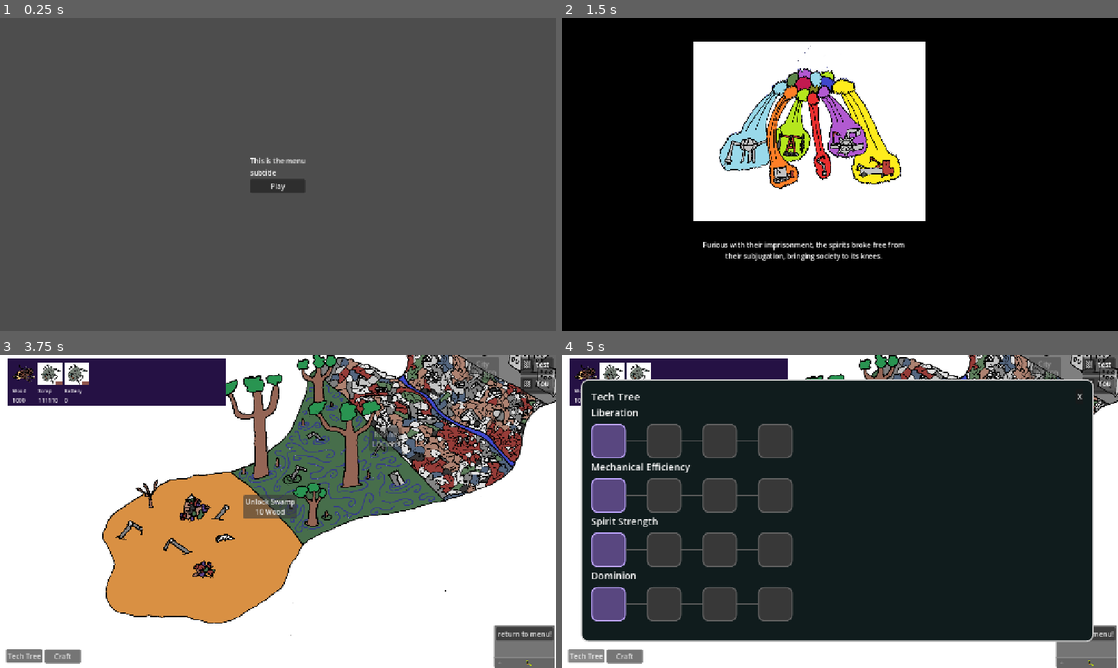
Above: before the commit, frames 1-4 (two rows, left to right).
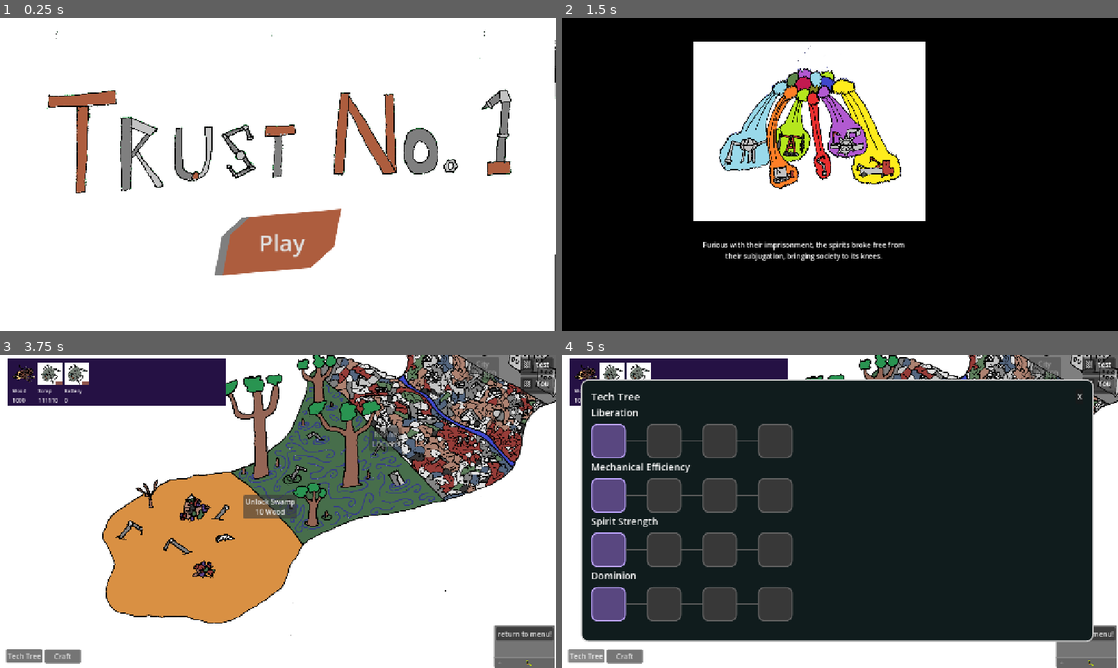
Above: after the commit, the same moments.

Repository: ChrstphrHll/brackeys2026.2
Game: Godot game, scene res://menu/menu.tscn
The game is run twice, just before and just after one commit, with the same random seed, the same clock (stepped at 60 frames per second) and the same inputs. This scene is started directly instead of the project's main scene. The engine's default icon, where the game draws it, is replaced by a stand-in: a white triangle on a blue panel in a dark square.
Inputs:
- Up to frame 1 (0.25 s): no input
- Up to frame 2 (1.5 s): click "Play" at 0.5 s; click "Unlock Swamp 10 Wood" at 1.25 s
- Up to frame 3 (3.75 s): click "Tech Tree" at 2 s; click "Craft" at 2.75 s; click "Unlock Swamp 10 Wood" at 3.5 s
- Up to frame 4 (5 s): click "Tech Tree" at 4.25 s

The runs differ from the first frame. In frame 1, 100% of the frame differs, in the area x 0-100%, y 0-100%; in frame 2, nothing differs; in frame 3, less than 0.1%; in frame 4, nothing differs.

Commit message:
cutscene triggers

Diff:
--- a/autoloads/events.gd
+++ b/autoloads/events.gd
@@ -8,6 +8,9 @@
 
 signal recipe_unlocked
 signal recipe_selected
+
+signal final_cutscene_ended
+
 
 func add_machine(machine: Machine):
 	machine_added.emit(machine)
@@ -31,3 +34,7 @@
 
 func select_recipe(resourceOrNull):
 	recipe_selected.emit(resourceOrNull)
+
+
+func end_game():
+	final_cutscene_ended.emit()
--- a/game.gd
+++ b/game.gd
@@ -3,8 +3,8 @@
 
 @onready var machines = [$UI/Machines/Machine]
 var machine_scene = preload("res://machines/machine.tscn")
-
-# CUTSCENE TRIGGERS
+const CUTSCENE = preload("uid://8ahvfy8n88ym")
+
 
 
 
@@ -51,6 +51,8 @@
 		tech_tree_menu.open_menu
 	)
 	Events.machine_added.connect(_on_machine_added)
+	Events.final_cutscene_ended.connect(_on_main_menu_pressed)
+	Zones.zone_changed.connect(_play_final_cutscene)
 	add_new_machine()
 
 func add_new_machine():
@@ -234,3 +236,16 @@
 
 func _on_crafting_button_pressed():
 	$UI/CraftingMenu.show()
+
+
+func _on_no_one_cutscene_timeout():
+	var no_one_cutscene = CUTSCENE.instantiate()
+	no_one_cutscene.selected_cutscene = 1
+	add_child(no_one_cutscene)
+
+
+func _play_final_cutscene(zone):
+	if zone == 3:
+		var final = CUTSCENE.instantiate()
+		final.selected_cutscene = 2
+		add_child(final)
--- a/game.tscn
+++ b/game.tscn
@@ -174,5 +174,10 @@
 
 [node name="Opening" parent="." unique_id=926457140 instance=ExtResource("8_j5wjh")]
 
+[node name="NoOneCutscene" type="Timer" parent="." unique_id=1806355874]
+wait_time = 60.0
+autostart = true
+
 [connection signal="pressed" from="UI/CraftingButton" to="." method="_on_crafting_button_pressed"]
 [connection signal="pressed" from="DebuggingUI/FoldableContainer/VBoxContainer/MainMenu" to="." method="_on_main_menu_pressed"]
+[connection signal="timeout" from="NoOneCutscene" to="." method="_on_no_one_cutscene_timeout"]
--- a/menu/menu.gd
+++ b/menu/menu.gd
@@ -1,7 +1,4 @@
-extends CenterContainer
-
-@onready var play_button = $PlayButton
-
+extends Control
 
 
 func _on_play_button_pressed():
--- a/menu/menu.tscn
+++ b/menu/menu.tscn
@@ -1,8 +1,43 @@
 [gd_scene format=3 uid="uid://0ay687agw33u"]
 
 [ext_resource type="Script" uid="uid://cb1fqedlb65vc" path="res://menu/menu.gd" id="1_j0t7f"]
+[ext_resource type="Texture2D" uid="uid://cp1n5s5a3kb2w" path="res://assets/title.png" id="2_g18jx"]
 
-[node name="Menu" type="CenterContainer" unique_id=1804824571]
+[sub_resource type="StyleBoxFlat" id="StyleBoxFlat_ynx3y"]
+bg_color = Color(0.6784314, 0.3647059, 0.24313726, 1)
+skew = Vector2(0.19, 0.085)
+border_width_left = 19
+border_color = Color(0.49803922, 0.49803922, 0.49803922, 1)
+corner_radius_top_left = 38
+corner_radius_bottom_right = 45
+corner_detail = 1
+shadow_color = Color(0, 0, 0, 0.5294118)
+shadow_offset = Vector2(-6.365, -2.99)
+
+[sub_resource type="StyleBoxFlat" id="StyleBoxFlat_g18jx"]
+bg_color = Color(0.6365146, 0.3425947, 0.15008098, 1)
+skew = Vector2(0.4, 0.085)
+border_width_left = 9
+border_color = Color(0.49803922, 0.49803922, 0.49803922, 1)
+corner_radius_top_left = 38
+corner_radius_bottom_right = 45
+corner_detail = 1
+shadow_color = Color(0, 0, 0, 0.5294118)
+shadow_offset = Vector2(-6.365, -2.99)
+
+[sub_resource type="StyleBoxFlat" id="StyleBoxFlat_6nwqt"]
+bg_color = Color(0.8218621, 0.47669923, 0.34450263, 1)
+skew = Vector2(0.4, 0.085)
+border_width_left = 19
+border_color = Color(0.49803922, 0.49803922, 0.49803922, 1)
+corner_radius_top_left = 38
+corner_radius_bottom_right = 45
+corner_detail = 1
+shadow_color = Color(0, 0, 0, 0.5294118)
+shadow_offset = Vector2(-6.365, -2.99)
+
+[node name="Menu" type="Control" unique_id=59110878]
+layout_mode = 3
 anchors_preset = 15
 anchor_right = 1.0
 anchor_bottom = 1.0
@@ -10,19 +45,32 @@
 grow_vertical = 2
 script = ExtResource("1_j0t7f")
 
-[node name="VBoxContainer" type="VBoxContainer" parent="." unique_id=528963628]
-layout_mode = 2
+[node name="ColorRect" type="ColorRect" parent="." unique_id=84636376]
+layout_mode = 0
+offset_right = 1278.0
+offset_bottom = 721.0
 
-[node name="Title" type="Label" parent="VBoxContainer" unique_id=1122893387]
-layout_mode = 2
-text = "This is the menu"
+[node name="TextureRect" type="TextureRect" parent="." unique_id=455022381]
+layout_mode = 1
+anchors_preset = 15
+anchor_right = 1.0
+anchor_bottom = 1.0
+grow_horizontal = 2
+grow_vertical = 2
+texture = ExtResource("2_g18jx")
+expand_mode = 1
+stretch_mode = 4
 
-[node name="Subtitle" type="Label" parent="VBoxContainer" unique_id=823802653]
-layout_mode = 2
-text = "subtitle"
-
-[node name="PlayButton" type="Button" parent="VBoxContainer" unique_id=507729316]
-layout_mode = 2
+[node name="PlayButton" type="Button" parent="." unique_id=507729316]
+layout_mode = 0
+offset_left = 506.0
+offset_top = 451.0
+offset_right = 773.0
+offset_bottom = 582.0
+theme_override_font_sizes/font_size = 53
+theme_override_styles/normal = SubResource("StyleBoxFlat_ynx3y")
+theme_override_styles/pressed = SubResource("StyleBoxFlat_g18jx")
+theme_override_styles/hover = SubResource("StyleBoxFlat_6nwqt")
 text = "Play"
 
-[connection signal="pressed" from="VBoxContainer/PlayButton" to="." method="_on_play_button_pressed"]
+[connection signal="pressed" from="PlayButton" to="." method="_on_play_button_pressed"]
--- a/ui/cutscene.gd
+++ b/ui/cutscene.gd
@@ -1,4 +1,6 @@
 extends ColorRect
+
+const FINAL_CUTSCENE = 2
 
 enum CUTSCENES {
 	OPENING,
@@ -49,11 +51,13 @@
 ]
 
 const ENDING = [
-	preload("res://assets/Ending.png")
+	preload("res://assets/Ending.png"),
+	preload("res://assets/credits.png")
 ]
 
 const ENDING_TEXT = [
-	"You return to the city to rejoicing neighbors"
+	"You return to the city to rejoicing neighbors",
+	"A Game Jam Game by John, Charles, Christopher, and Adam."
 ]
 
 
@@ -87,7 +91,6 @@
 
 func _process(event):
 	if Input.is_action_just_pressed("ui_accept"):
-		print("scond")
 		if not progress_story():
 			return
 		set_screen()
@@ -103,6 +106,8 @@
 func progress_story():
 	storyIndex += 1
 	if storyIndex == len(textEntries):
+		if selected_cutscene == FINAL_CUTSCENE:
+			Events.end_game()
 		self.queue_free()
 		return false
 	return true
Binary file added: assets/credits.png
Not shown, added: assets/credits.png.import
Empty file removed: ui/cutscenes/opening.gd
Not shown, removed: ui/cutscenes/opening.gd.uid
